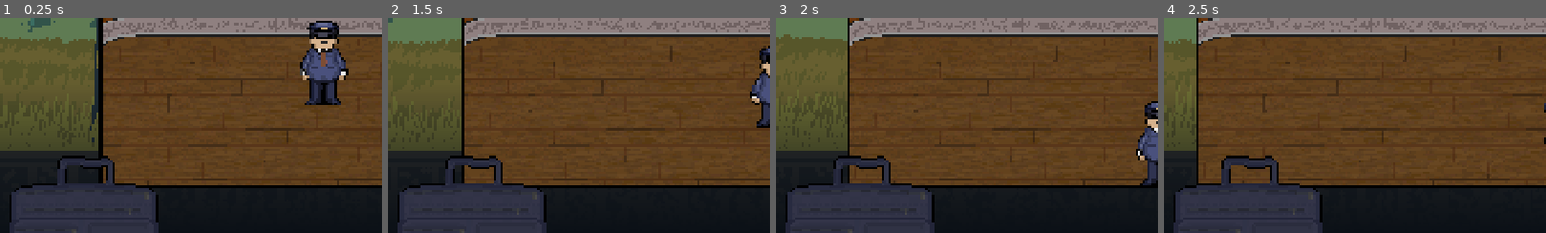
Above: before the commit, frames 1-4 (left to right).
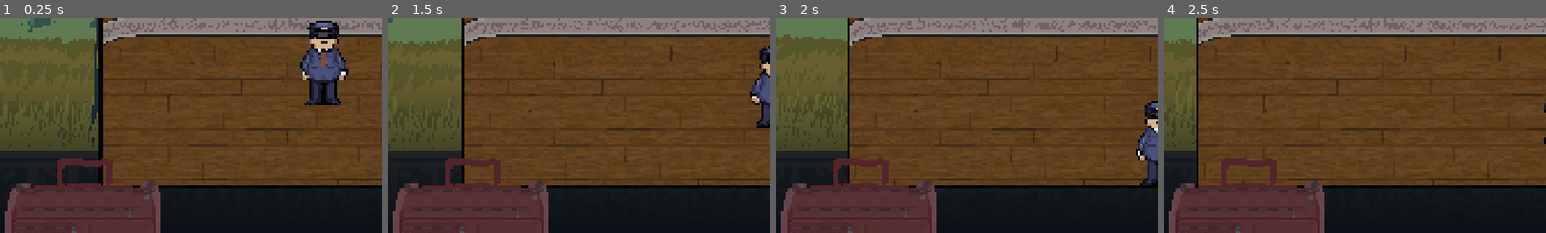
Above: after the commit, the same moments.

Repository: W00jo/bilet-na-wschod
Game: Godot game, scene res://Scenes/game.tscn
The game is run twice, just before and just after one commit, with the same random seed, the same clock (stepped at 60 frames per second) and the same inputs.
Inputs (mouse positions are % of the whole screen's width and height, from its top left):
- Up to frame 1 (0.25 s): no input
- Up to frame 2 (1.5 s): move the mouse to (72, 45) at 0.52 s; hold D (Right) 0.53-1.28 s; tap E (Dialogue) at 0.6 s; click (72, 45) at 0.67 s; move the mouse to (30, 55) at 1.27 s; hold S (Down) from 1.28 s (still down); click (30, 55) at 1.35 s
- Up to frame 3 (2 s): keep holding S (Down)
- Up to frame 4 (2.5 s): move the mouse to (60, 28) at 2.02 s; release S (Down) at 2.03 s; hold D (Right) from 2.03 s (still down); tap Q (Magnify) at 2.1 s
The pictures show only the part of the screen within x 0-50%, y 50-100%; the shares and areas given below are measured in that part.

The runs differ from the first frame. In frame 1, 9.7% of the frame differs, in the area x 1-42%, y 64-100%; in frame 2, 9.7%; in frame 3, 9.7%; in frame 4, 9.7%.

Commit message:
Revert "New_bag + new+button"
This reverts commit 2a8afedc09b31572a1797c92e81ebeb95fc1b888.

Diff:
--- a/Scenes/game.tscn
+++ b/Scenes/game.tscn
@@ -11,8 +11,8 @@
 [ext_resource type="Texture2D" uid="uid://bp46xr7w38ybf" path="res://Assets/Sprites/UIElements/stress_bar_over.png" id="7_rfjv2"]
 [ext_resource type="Texture2D" uid="uid://di7qdb2j2bdsg" path="res://Assets/Sprites/UIElements/stress_bar_progress.png" id="8_1phco"]
 [ext_resource type="Texture2D" uid="uid://b5uk131mh71kd" path="res://Assets/Sprites/UIElements/splash_screen.png" id="8_ldgsr"]
-[ext_resource type="AudioStream" uid="uid://egsp032xt05" path="res://Assets/SFX/Choochoo_spedup.mp3" id="9_o5yvi"]
-[ext_resource type="AudioStream" uid="uid://cr6t3ltdavpl4" path="res://Assets/Music/gameplay_theme_loop.mp3" id="13_1phco"]
+[ext_resource type="AudioStream" uid="uid://egsp032xt05" path="res://Assets/SFX/choochoo_spedup.mp3" id="9_o5yvi"]
+[ext_resource type="AudioStream" uid="uid://bqu26xf2shj07" path="res://Assets/Music/gameplay_theme_loop.mp3" id="13_1phco"]
 [ext_resource type="AudioStream" uid="uid://dcifhel6t56du" path="res://Assets/Music/main_menu_disco_polo_loop.mp3" id="13_rfjv2"]
 
 [sub_resource type="Animation" id="Animation_wowpa"]
Not shown, changed: Assets/SFX/Choochoo_spedup.mp3.import
Binary file changed: Assets/Sprites/UIElements/button_dialogue_option_disabled.png
Binary file removed: Assets/Sprites/UIElements/button_dialogue_option_not_working.png
Binary file changed: Assets/Sprites/bag_back.png
Binary file changed: Assets/Sprites/bag_front.png
Binary file changed: Assets/Sprites/bag_middle.png
Not shown: 1 places in Scenes/ticket_control.tscn that only renumber resources
